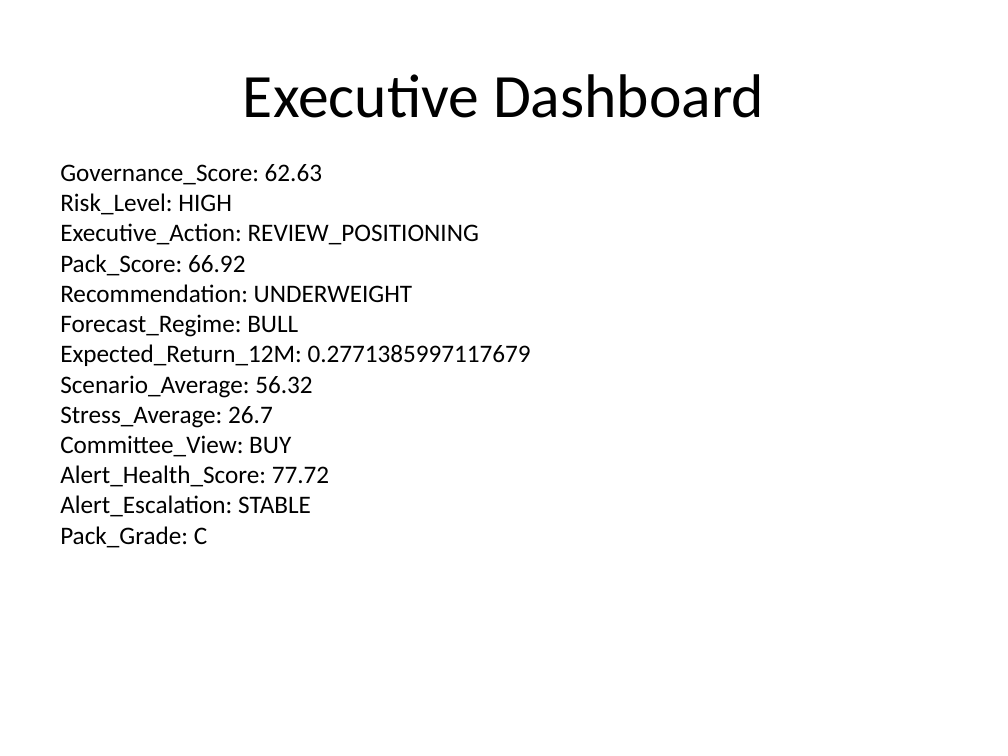
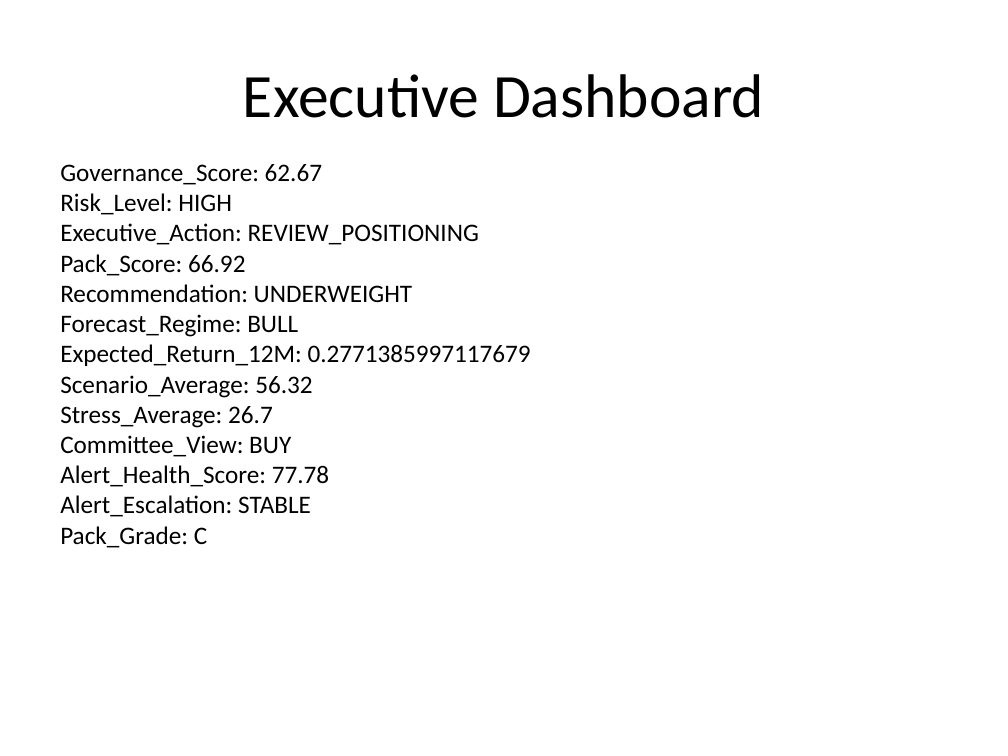
Before and after one commit to sakshinekkala28/Institutional_Quant_Platform, a slide deck: slide 2 of data/reports/investment_committee_presentation.pptx. Drawn at 1008x756 pixels with LibreOffice and Linux fonts; fonts in the diff are those of the drawing. Boxes give left, top, right and bottom in pixels: in the first picture for what was removed or moved away, otherwise in the second. Text is boxed around its words. In the diff, an @@ line names an element or a change of style, - is before the commit and + after.

```diff
--- a/data/reports/investment_committee_presentation.pptx
+++ b/data/reports/investment_committee_presentation.pptx
@@ text at <box>60,164,322,185</box>: text changed @@
-Governance_Score: 62.63
+Governance_Score: 62.67
@@ text at <box>60,465,329,487</box>: text changed @@
-Alert_Health_Score: 77.72
+Alert_Health_Score: 77.78
```
Also in this commit, not shown: 3 other slides changed, 14 other files.
